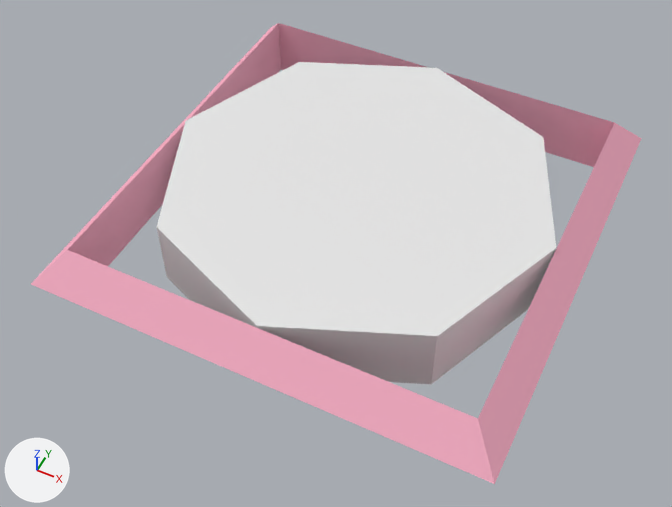
An edit to the Blender file models/editor/clean/barrier_hole/glass_hole.blend, drawn before and after from the same camera.
One viewpoint serves both versions: a 50 mm camera at (33.1, -72.2, 18.2) aimed at (-0.5, -5.0, -65.8). Lighting does not change. The marker at lower left points along +X, +Y and +Z. The same objects are shown in both versions, whatever each file hides.

The older version as bpy lines, for what is in view:
```python
me_cylinder = bpy.data.meshes.new('Cylinder')
me_cylinder.from_pydata(...)  # an 8-sided cylinder along z spanning x -24.0..24.0, y -24.0..24.0, z -66.3..-57.7
me_plane_001 = bpy.data.meshes.new('Plane.001')
me_plane_001.from_pydata(...)  # 12 vertices, 12 faces; spans x -27.5..27.5, y -27.5..27.5, z -66.0..-58.0
me_plane_001.materials.append(mat_phy)  # pink #fdb4ca
ob_frame_hole_small_sel = bpy.data.objects.new('frame_hole_small_sel', me_cylinder)
ob_frame_hole_small_sel.location = (0.0, 0.0, 0.0)
ob_hole_medium_sel = bpy.data.objects.new('hole_medium_sel', me_plane_001)
ob_hole_medium_sel.location = (0.0, 0.0, 0.0)
```
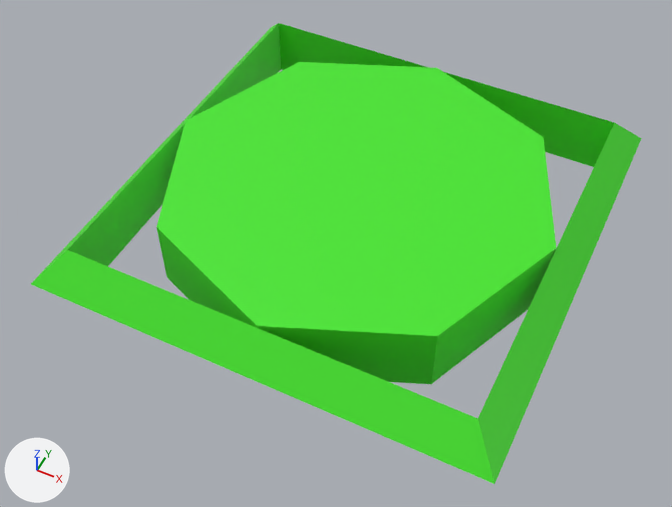
Commit message: Add new variants to hole error displays

Pixel boxes [x1, y1, x2, y2] of what changed, in the pictures (672 x 507 px):
'frame_hole_small_sel', recoloured (white to green): [157, 62, 556, 384] in both
'hole_medium_sel', recoloured (pink to green): [31, 23, 642, 484] in both

The change, as a list of edits to the scene's bpy script:
```text
Change me_cylinder:
    where me_cylinder.from_pydata(...)  # 16 vertices, 10 faces; spans x -24.0..24.0, y -24.0..24.0, z -66.3..-57.7
    add me_cylinder.materials.append(mat_material)  # green #45e727
Change me_plane_001:
    where me_plane_001.from_pydata(...)  # 12 vertices, 12 faces; spans x -27.5..27.5, y -27.5..27.5, z -66.0..-58.0
    remove me_plane_001.materials.append(mat_phy)  # pink #fdb4ca
    add me_plane_001.materials.append(mat_material)  # green #45e727
```
